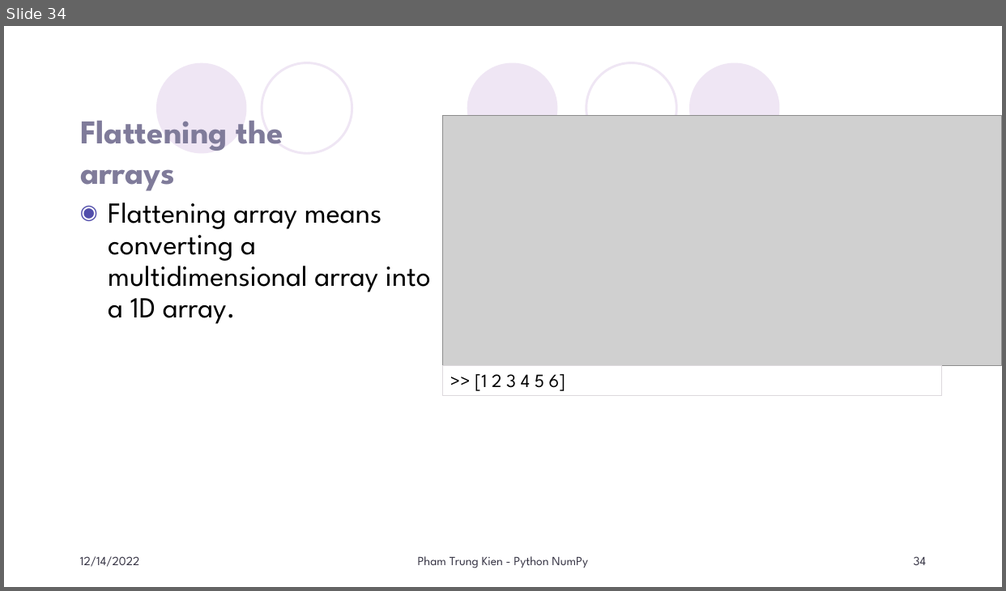
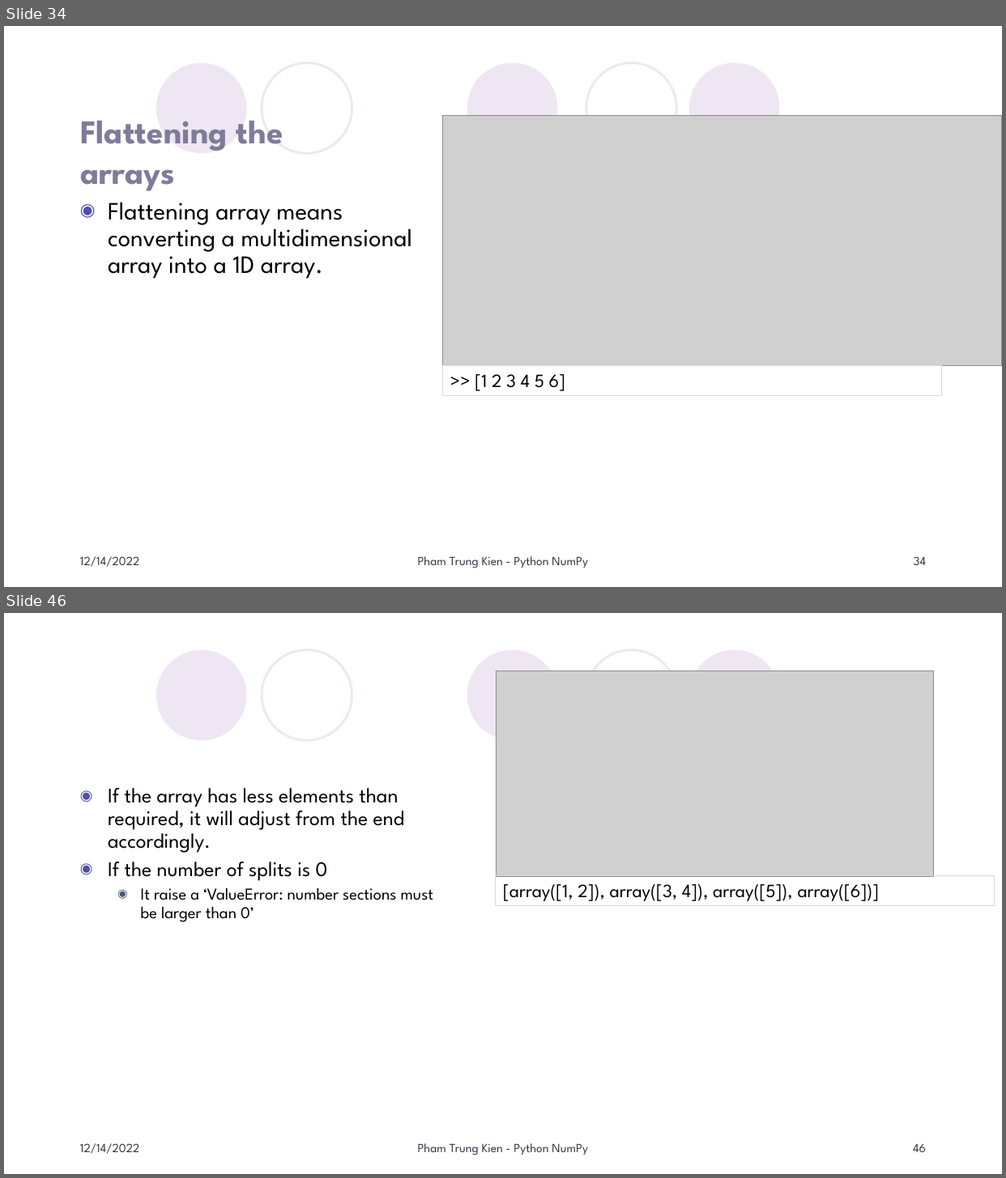
Before and after one commit to KienPham2607/MyLittlePy, a slide deck: PyThon/GetStarted/Numpy/Doc/Python NumPy.pptx. Shown one above the other, each under a label of ours: slide 34 before the commit, slides 34 and 46 after it; the slides between them are not shown. The pictures are 1006x591 and 1006x1178 pixels, drawn with LibreOffice and Linux fonts; fonts in the diff are those of the drawing; grey boxes stand for pictures; background and template pictures are left out. Boxes give left, top, right and bottom in pixels: in the first picture for what was removed or moved away, otherwise in the second. Text is boxed around its words. In the diff, an @@ line names an element or a change of style, - is before the commit and + after.

```diff
--- a/PyThon/GetStarted/Numpy/Doc/Python NumPy.pptx
+++ b/PyThon/GetStarted/Numpy/Doc/Python NumPy.pptx
@@ slide 46 added at [4, 613, 1002, 1174], background #FFFFFF; not listed: 5 template elements that a slide beside it also shows @@
@@ picture added at [496, 671, 934, 877] @@
@@ text added at [108, 788, 433, 922], 20 pt, text #000000 @@
+◉ If the array has less elements than required, it will adjust from the end accordingly.
+◉ If the number of splits is 0
+  ◉ It raise a ‘ValueError: number sections must be larger than 0’
@@ rectangle added at [496, 875, 995, 905], outline #DCD8DC 0.75 pt, 18 pt, text #000000 @@
+[array([1, 2]), array([3, 4]), array([5]), array([6])]
@@ text added at [80, 1144, 140, 1154], 12 pt, text #373545 @@
+12/14/2022
@@ text added at [418, 1144, 588, 1156], 12 pt, text #373545 @@
+Pham Trung Kien - Python NumPy
@@ page number added at [913, 1144, 926, 1152], 12 pt, text #373545 @@
+46
@@ slide 34 changed as well @@
@@ text "Flattening array means converting a ..." at [108, 202, 413, 279]: size 28 to 24 pt; less space between paragraphs @@
```
Also in this commit, not shown: 17 other slides added, 51 other files.
